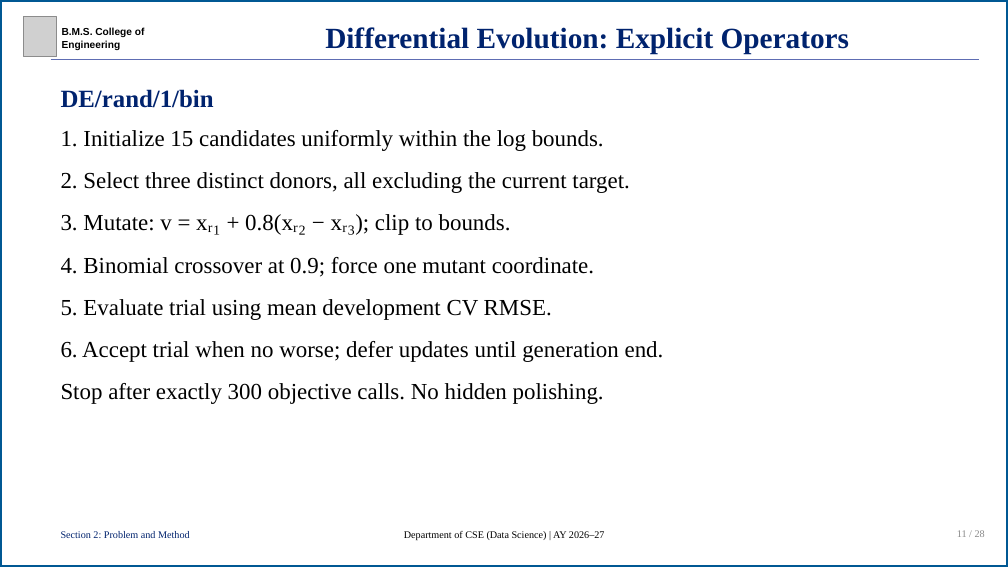
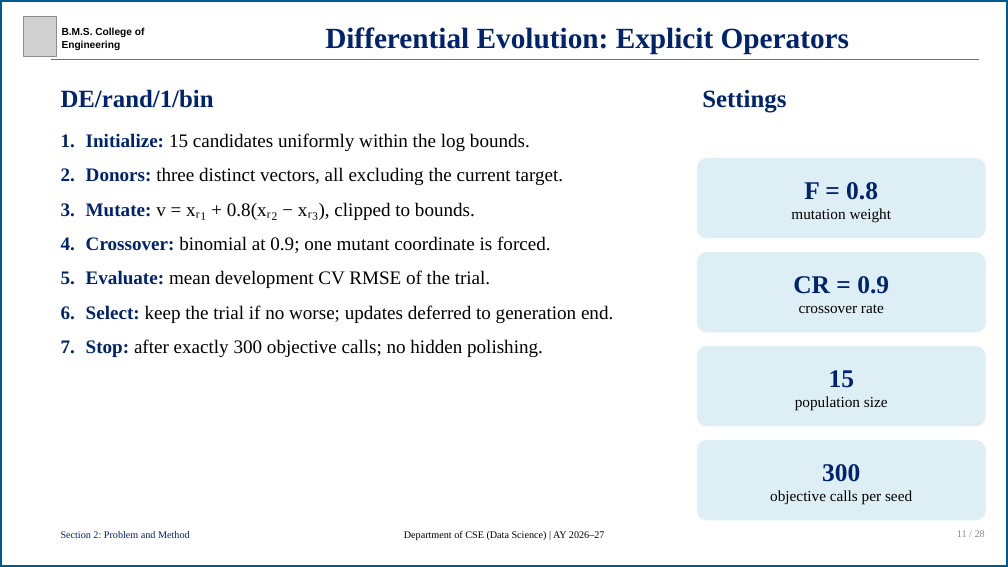
Before and after one commit to R-V-Abhishek/concrete-strength-de-svr, a slide deck: slide 11 of presentation/concrete-strength-de-svr-presentation.pptx. Drawn at 1008x567 pixels with LibreOffice and Linux fonts; fonts in the diff are those of the drawing; grey boxes stand for pictures. Boxes give left, top, right and bottom in pixels: in the first picture for what was removed or moved away, otherwise in the second. Text is boxed around its words. In the diff, an @@ line names an element or a change of style, - is before the commit and + after.

```diff
--- a/presentation/concrete-strength-de-svr-presentation.pptx
+++ b/presentation/concrete-strength-de-svr-presentation.pptx
@@ text added at bbox=[702, 90, 786, 112], 39 pt, text #00236E, bold @@
+Settings
@@ text at bbox=[86, 133, 613, 357]: text changed; size 36 to 30 pt @@
-1. Initialize 15 candidates uniformly within the log bounds.
-2. Select three distinct donors, all excluding the current target.
-3. Mutate: v = xᵣ₁ + 0.8(xᵣ₂ − xᵣ₃); clip to bounds.
-4. Binomial crossover at 0.9; force one mutant coordinate.
-5. Evaluate trial using mean development CV RMSE.
-6. Accept trial when no worse; defer updates until generation end.
-Stop after exactly 300 objective calls. No hidden polishing.
+1. Initialize: 15 candidates uniformly within the log bounds.
+2. Donors: three distinct vectors, all excluding the current target.
+3. Mutate: v = xᵣ₁ + 0.8(xᵣ₂ − xᵣ₃), clipped to bounds.
+4. Crossover: binomial at 0.9; one mutant coordinate is forced.
+5. Evaluate: mean development CV RMSE of the trial.
+6. Select: keep the trial if no worse; updates deferred to generation end.
+7. Stop: after exactly 300 objective calls; no hidden polishing.
@@ rounded rectangle added at bbox=[697, 158, 986, 238], fill #DDEEF5, 24 pt, text #000000 @@
+F = 0.8
+mutation weight
@@ rounded rectangle added at bbox=[697, 252, 986, 332], fill #DDEEF5, 24 pt, text #000000 @@
+CR = 0.9
+crossover rate
@@ rounded rectangle added at bbox=[697, 346, 986, 426], fill #DDEEF5, 24 pt, text #000000 @@
+15
+population size
@@ rounded rectangle added at bbox=[697, 440, 986, 520], fill #DDEEF5, 24 pt, text #000000 @@
+300
+objective calls per seed
```
Also in this commit, not shown: 16 other slides changed, 7 other files.
